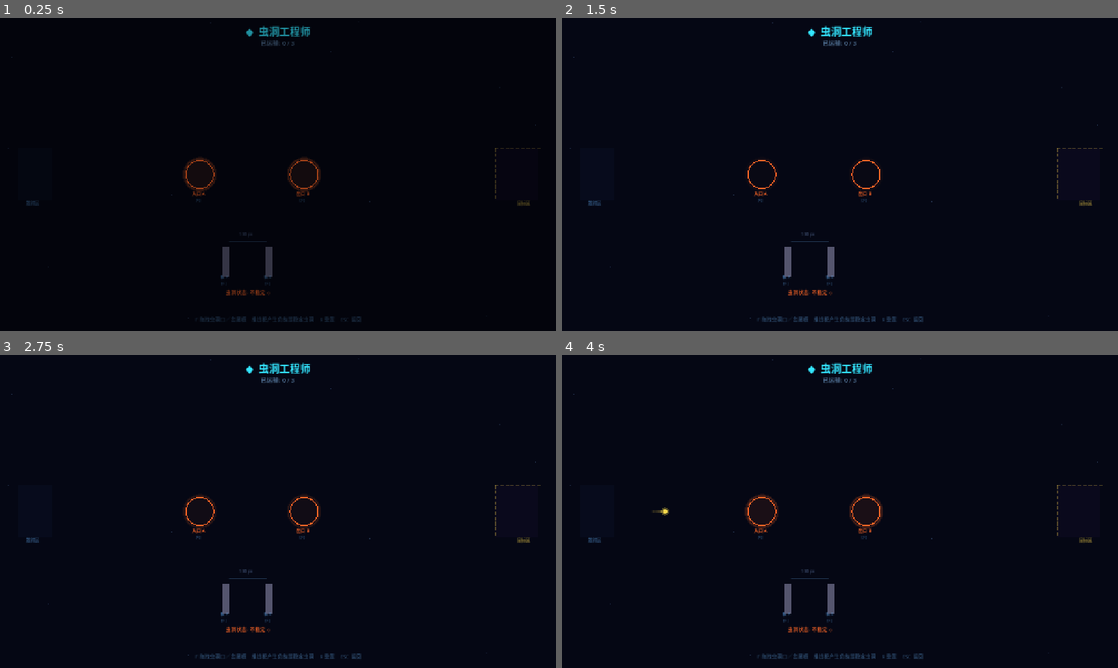
Above: before the commit, frames 1-4 (two rows, left to right).
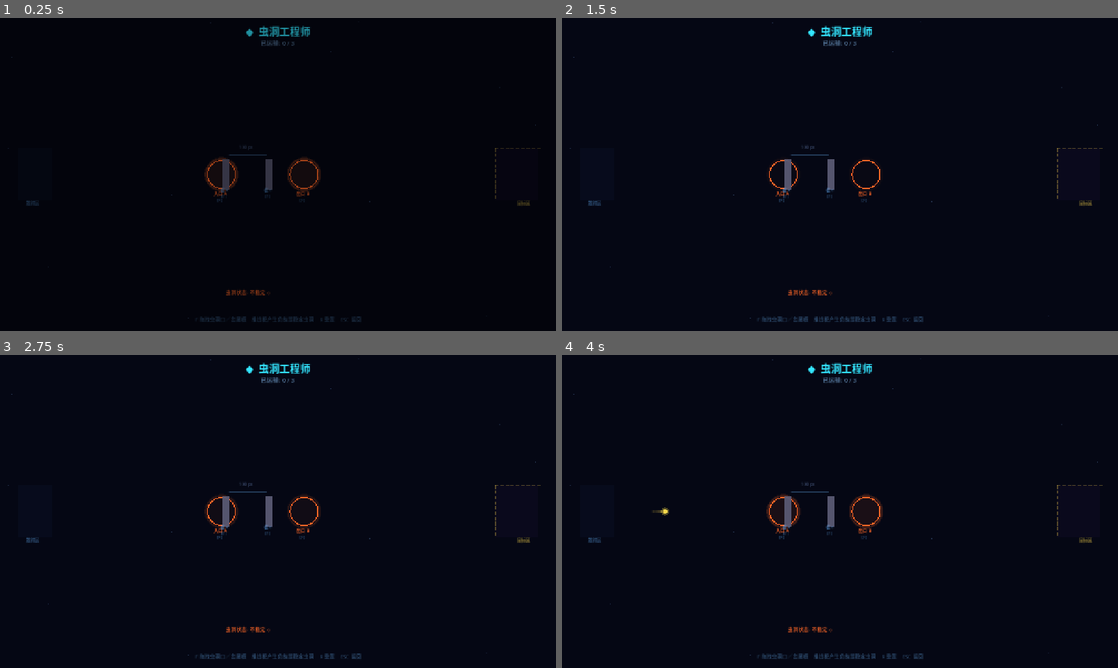
Above: after the commit, the same moments.

Repository: moss-550-w/Relativity-Puzzle
Game: Godot game, scene res://scenes/minigames/wormhole_engineer.tscn
The game is run twice, just before and just after one commit, with the same random seed, the same clock (stepped at 60 frames per second) and the same inputs. This scene is started directly instead of the project's main scene.
Inputs (mouse positions are in pixels of both pictures, inside the frame that each line leads up to):
- Up to frame 1 (0.25 s): no input
- Up to frame 2 (1.5 s): move the mouse to (962, 158) at 0.52 s; hold D (move_right) 0.53-1.25 s; hold Space (jump) 0.53-1.25 s; click (962, 158) at 0.67 s; drag from (728, 190) to (812, 237) at 1.27 s
- Up to frame 3 (2.75 s): move the mouse to (333, 442) at 2.02 s; hold A (move_left) from 2.03 s (still down); hold E (observe) from 2.03 s (still down); click (333, 442) at 2.17 s; tap Space (jump) at 2.3 s
- Up to frame 4 (4 s): release A (move_left) at 2.75 s; release E (observe) at 2.75 s; tap Enter at 2.75 s; drag from (812, 574) to (673, 464) at 2.77 s; move the mouse to (1006, 558) at 3.52 s; hold D (move_right) from 3.53 s (still down); hold Space (jump) from 3.53 s (still down); click (1006, 558) at 3.67 s

The runs differ from the first frame. In frame 1, 0.9% of the frame differs, in the area x 33-49%, y 40-86%; in frame 2, 0.8%; in frame 3, 0.9%; in frame 4, 1.0%.

Commit message:
feat(wormhole engineer): 完成双向拖拽与粒子弹回逻辑，优化虫洞判定
1.  优化音效管理器的属性获取逻辑，避免空键报错
2.  为虫洞小游戏添加Y轴拖拽功能，同步调整虫洞口位置
3.  修改虫洞稳定判定逻辑，简化为仅检测负能量区激活状态
4.  实现不稳定虫洞时粒子弹回的机制，调整粒子生成与检测逻辑
5.  同步调整UI绘制的坐标，适配Y轴可变的游戏区域
6.  添加调试打印日志，便于开发调试

Diff:
--- a/scenes/minigames/wormhole_engineer.gd
+++ b/scenes/minigames/wormhole_engineer.gd
@@ -2,6 +2,7 @@
 ## 虫洞工程师 — 构建可穿越虫洞
 ## F 键拖拽虫洞口和卡西米尔板
 ## 推拢板产生负能量 → 稳定虫洞 → 信号粒子穿越
+## 虫洞不稳定时粒子被弹回；板可 X/Y 双向拖拽
 
 
 const PLATE_SIZE: Vector2 = Vector2(14, 70)
@@ -18,12 +19,12 @@
 const C_PURPLE: Color = Palette.CATEGORY_COLORS[1]  # 广义相对论紫
 
 # 虫洞口位置
-var _portal_a_pos: Vector2 = Vector2(460, 360)
+var _portal_a_pos: Vector2 = Vector2(510, 360)  # 靠近板间，便于进入负能量区
 var _portal_b_pos: Vector2 = Vector2(700, 360)
-# 卡西米尔板 X 位置（只在 X 轴移动）
+# 卡西米尔板位置（可 X/Y 双向拖拽）
 var _plate_a_x: float = 520.0
 var _plate_b_x: float = 620.0
-var _plate_y: float = 560.0
+var _plate_y: float = 360.0  # 默认与粒子路径同一水平线
 
 var _dragging: String = ""
 var _drag_offset: Vector2 = Vector2.ZERO
@@ -111,9 +112,9 @@
 
 func _process(delta: float) -> void:
 	_t += delta
+	_handle_drag()  # 先处理拖拽，当帧生效
 	_update_neg_energy()
 	_update_wormhole()
-	_handle_drag()
 	_update_particles(delta)
 	_spawn_particles(delta)
 	queue_redraw()
@@ -134,13 +135,12 @@
 
 func _update_wormhole() -> void:
 	var was_stable: bool = _wormhole_stable
-	_wormhole_stable = false
-	if _neg_energy_active:
-		for portal_pos in [_portal_a_pos, _portal_b_pos]:
-			if portal_pos.distance_to(_neg_zone_center) < _neg_zone_radius + PORTAL_RADIUS:
-				_wormhole_stable = true
-	if _wormhole_stable and not was_stable:
-		AudioManager.play_sfx("wormhole_stabilize")
+	# 简化：板推拢即稳定，不要求虫洞口在负能量区内
+	_wormhole_stable = _neg_energy_active
+	if _wormhole_stable != was_stable:
+		print("[Wormhole] STABLE=%s gap=%.0f" % [_wormhole_stable, absf(_plate_a_x - _plate_b_x)])
+		if _wormhole_stable:
+			AudioManager.play_sfx("wormhole_stabilize")
 
 
 # ============================================================
@@ -173,8 +173,14 @@
 		_portal_b_pos = mouse_pos + _drag_offset
 	elif _dragging == "plate_a":
 		_plate_a_x = clampf(mouse_pos.x, 180.0, _plate_b_x - 20.0)
+		_plate_y = clampf(mouse_pos.y, 200.0, 520.0)
+		_portal_a_pos.y = _plate_y
+		_portal_b_pos.y = _plate_y
 	elif _dragging == "plate_b":
 		_plate_b_x = clampf(mouse_pos.x, _plate_a_x + 20.0, 1100.0)
+		_plate_y = clampf(mouse_pos.y, 200.0, 520.0)
+		_portal_a_pos.y = _plate_y
+		_portal_b_pos.y = _plate_y
 
 
 # ============================================================
@@ -187,7 +193,7 @@
 	_particle_timer += delta
 	if _particle_timer >= PARTICLE_INTERVAL:
 		_particle_timer = 0.0
-		_particles.append({"x": 80.0, "y": 360.0, "active": true, "trail": []})
+		_particles.append({"x": 80.0, "y": _plate_y, "active": true, "trail": [], "teleported": false})
 
 
 func _update_particles(delta: float) -> void:
@@ -199,15 +205,30 @@
 		trail.push_front(Vector2(p["x"], p["y"]))
 		if trail.size() > 12:
 			trail.pop_back()
-		if _wormhole_stable and absf(p["x"] - _portal_a_pos.x) < PORTAL_RADIUS + PARTICLE_RADIUS and absf(p["y"] - _portal_a_pos.y) < PORTAL_RADIUS + PARTICLE_RADIUS:
-			p["x"] = _portal_b_pos.x + PORTAL_RADIUS
-			p["y"] = _portal_b_pos.y
-			p["trail"].clear()
-			AudioManager.play_sfx("jump")
-		if p["x"] > 1150.0 and absf(p["y"] - 360.0) < 50.0:
+		# 检测粒子与入口 A 的距离
+		var dist_to_a: float = Vector2(p["x"], p["y"]).distance_to(_portal_a_pos)
+		if dist_to_a < PORTAL_RADIUS + PARTICLE_RADIUS:
+			if _wormhole_stable:
+				# 虫洞稳定 → 传送到出口 B
+				p["x"] = _portal_b_pos.x + PORTAL_RADIUS
+				p["y"] = _plate_y
+				p["trail"].clear()
+				p["teleported"] = true
+				print("[Wormhole] TELEPORT x=%.0f y=%.0f" % [p["x"], p["y"]])
+				AudioManager.play_sfx("jump")
+			else:
+				# 虫洞不稳定 → 粒子弹回
+				p["x"] -= PARTICLE_SPEED * delta * 3.0
+				if p["x"] < 40.0:
+					p["x"] = 40.0
+
+		# 目标区检测：弹回机制已确保粒子只能通过虫洞到达此处
+		if p["x"] > 1140.0 and absf(p["y"] - _plate_y) < 80.0:
+			print("[Wormhole] TARGET x=%.0f y=%.0f py=%.0f tel=%s" % [p["x"], p["y"], _plate_y, p.get("teleported", false)])
 			p["active"] = false
 			_transported += 1
 			_update_counter_label()
+			print("[Wormhole] COUNT=%d" % _transported)
 			AudioManager.play_sfx("fragment_collect")
 			if _transported >= TARGET_TRANSPORT and not _completed:
 				_complete()
@@ -264,20 +285,20 @@
 
 
 func _draw_game_area() -> void:
-	draw_rect(Rect2(40, 300, 80, 120), Color(0.04, 0.06, 0.14, 0.5), true)
-	draw_line(Vector2(120, 360), Vector2(120, 360), Color(0.3, 0.6, 1.0, 0.3), 2.0)
-	var emit_label_pos: Vector2 = Vector2(60, 430)
+	draw_rect(Rect2(40, _plate_y - 60, 80, 120), Color(0.04, 0.06, 0.14, 0.5), true)
+	draw_line(Vector2(120, _plate_y), Vector2(120, _plate_y), Color(0.3, 0.6, 1.0, 0.3), 2.0)
+	var emit_label_pos: Vector2 = Vector2(60, _plate_y + 70)
 	draw_string(ThemeDB.fallback_font, emit_label_pos, "发射区", 1, -1, 10, Color(0.4, 0.7, 1.0, 0.4))
 
-	draw_rect(Rect2(1140, 300, 100, 120), Color(0.06, 0.04, 0.14, 0.5), true)
+	draw_rect(Rect2(1140, _plate_y - 60, 100, 120), Color(0.06, 0.04, 0.14, 0.5), true)
 	for i in range(0, 100, 12):
-		draw_rect(Rect2(1140 + i, 300, 8, 2), C_GOLD * Color(1, 1, 1, 0.3), true)
-		draw_rect(Rect2(1140 + i, 418, 8, 2), C_GOLD * Color(1, 1, 1, 0.3), true)
+		draw_rect(Rect2(1140 + i, _plate_y - 60, 8, 2), C_GOLD * Color(1, 1, 1, 0.3), true)
+		draw_rect(Rect2(1140 + i, _plate_y + 58, 8, 2), C_GOLD * Color(1, 1, 1, 0.3), true)
 	for i in range(0, 118, 12):
-		draw_rect(Rect2(1140, 300 + i, 2, 8), C_GOLD * Color(1, 1, 1, 0.3), true)
-		draw_rect(Rect2(1238, 300 + i, 2, 8), C_GOLD * Color(1, 1, 1, 0.3), true)
-
-	var target_label_pos: Vector2 = Vector2(1190, 430)
+		draw_rect(Rect2(1140, _plate_y - 60 + i, 2, 8), C_GOLD * Color(1, 1, 1, 0.3), true)
+		draw_rect(Rect2(1238, _plate_y - 60 + i, 2, 8), C_GOLD * Color(1, 1, 1, 0.3), true)
+
+	var target_label_pos: Vector2 = Vector2(1190, _plate_y + 70)
 	draw_string(ThemeDB.fallback_font, target_label_pos, "目标区", 1, -1, 10, Color(1.0, 0.85, 0.3, 0.5))
 
 
@@ -410,10 +431,11 @@
 
 
 func _reset() -> void:
-	_portal_a_pos = Vector2(460, 360)
+	_portal_a_pos = Vector2(510, 360)
 	_portal_b_pos = Vector2(700, 360)
 	_plate_a_x = 520.0
 	_plate_b_x = 620.0
+	_plate_y = 360.0
 	_dragging = ""
 	_particles.clear()
 	_particle_timer = 0.0
--- a/scripts/autoload/audio_manager.gd
+++ b/scripts/autoload/audio_manager.gd
@@ -164,10 +164,10 @@
 			var duration: float = float(sfx["total"]) / SAMPLE_RATE
 			var env := _sfx_envelope(t, duration, sfx.get("attack", 0.05), sfx.get("release", 0.1))
 			var freq: float = 0.0
-			if sfx["freq_func"] is Callable:
+			if sfx.get("freq_func") is Callable:
 				freq = sfx["freq_func"].call(t)
 			else:
-				freq = sfx["freq"]
+				freq = sfx.get("freq", 0.0)
 			var sfx_phase_val: float = sfx["phase"]
 			var wave: float
 			if sfx.get("wave_type", "sine") == "noise":
